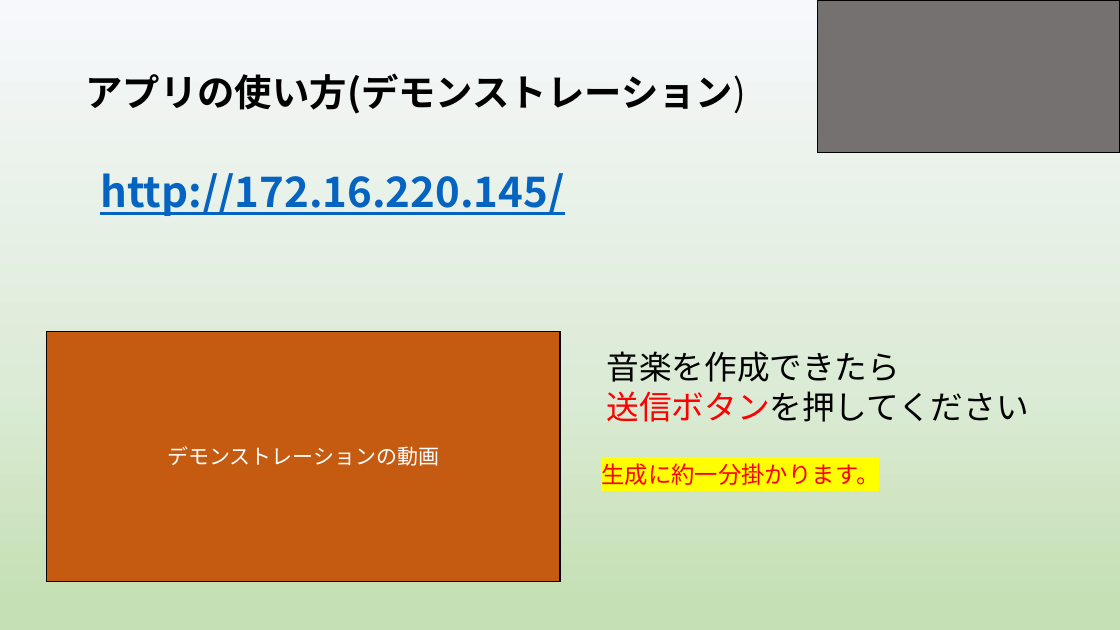
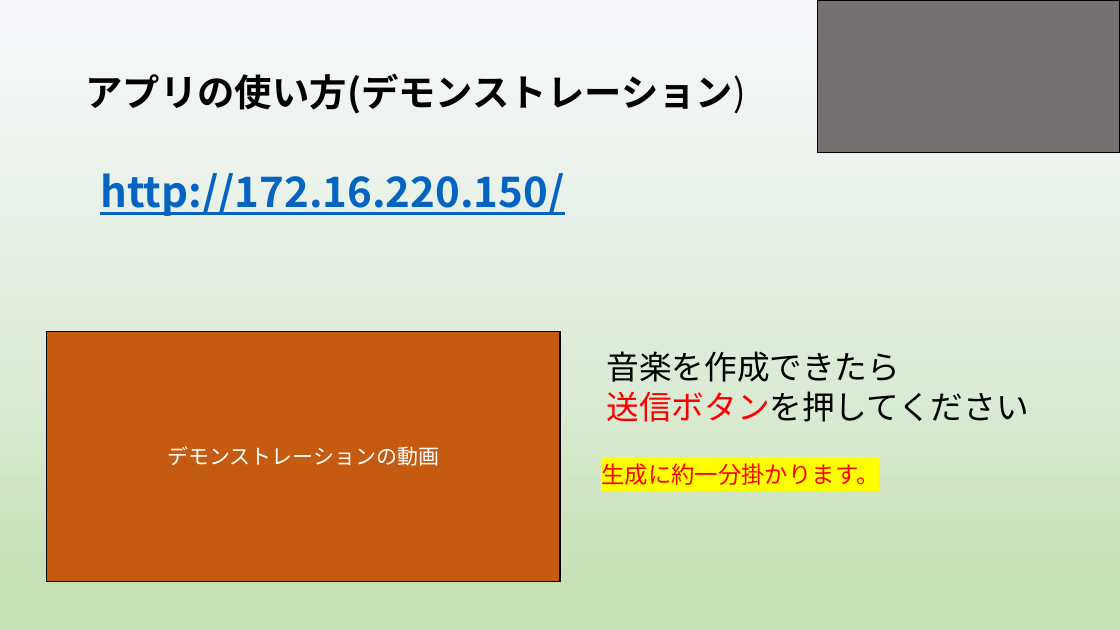
Before and after one commit to yoshitake266/bitComposer_prj, a slide deck: slide 9 of presentation/graduation/bit Composer3 .pptx. Drawn at 1120x630 pixels with LibreOffice and Linux fonts; fonts in the diff are those of the drawing. Boxes give left, top, right and bottom in pixels: in the first picture for what was removed or moved away, otherwise in the second. Text is boxed around its words. In the diff, an @@ line names an element or a change of style, - is before the commit and + after.

```diff
--- a/presentation/graduation/bit Composer3 .pptx
+++ b/presentation/graduation/bit Composer3 .pptx
@@ text at (100,173,564,216): text changed @@
-http://172.16.220.145/
+http://172.16.220.150/
```
Also in this commit, not shown: 1 other slide changed.
